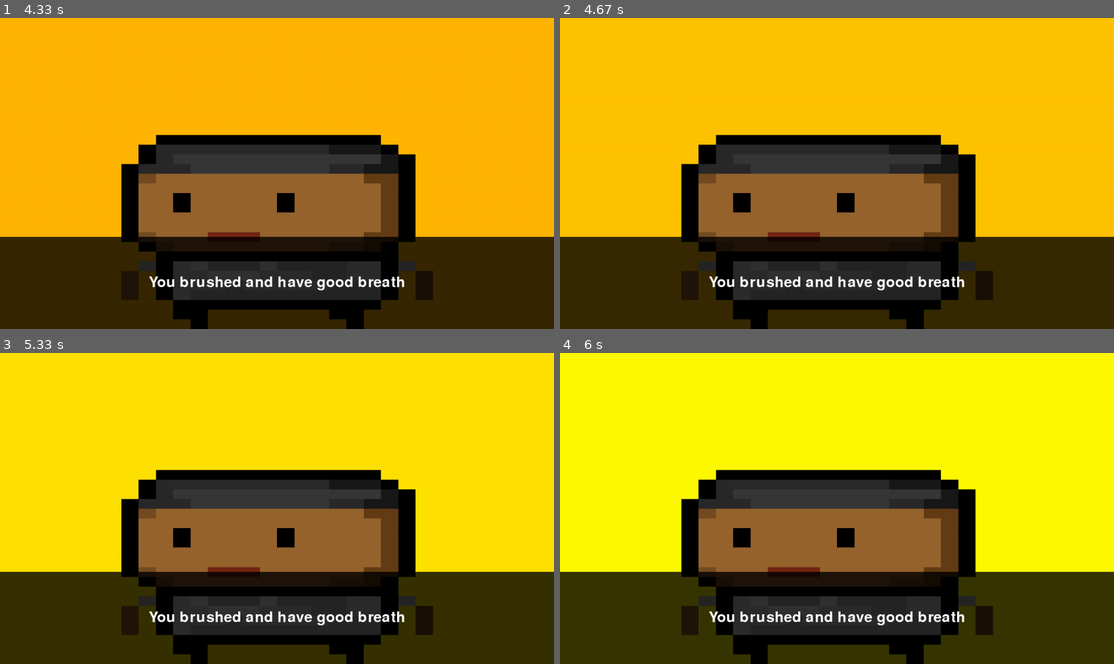
Above: before the commit, frames 1-4 (two rows, left to right).
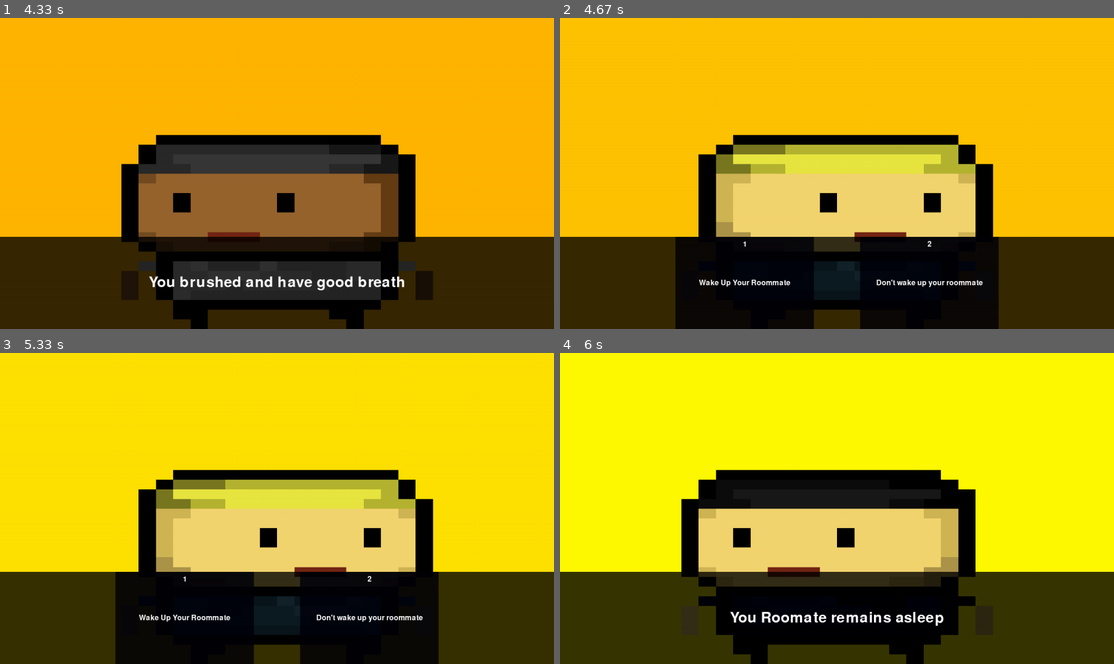
Above: after the commit, the same moments.

Repository: tymatt1/AnOrdinaryDay
Game: pygame game, started from src/main.py
The game is run twice, just before and just after one commit, with the same random seed, the same clock (stepped at 60 frames per second) and the same inputs.
Inputs:
- Up to frame 1 (4.33 s): tap Space at 0.33, 1.07, 1.37 s; tap 1 at 0.67, 4.07 s
- Up to frame 2 (4.67 s): tap Space at 4.47 s
- Up to frame 3 (5.33 s): tap Space at 4.77, 5.13 s
- Up to frame 4 (6 s): tap 2 at 5.97 s

Frame 1 is identical in both runs. In frame 2, 27% of the frame differs, in the area x 20-80%, y 37-100%; in frame 3, 27%; in frame 4, 19%.

Commit message:
Wake up Roommate added

Diff:
--- a/src/scenes.py
+++ b/src/scenes.py
@@ -18,10 +18,17 @@
                 Character(Assets.main.stillLeft, (100, 80), (900, 260), (100, 260), 1))
 
 
+wakeRoommate = Scene(None, Assets.matthew.stillRight,
+                     Decision(
+                         ('Wake Up Your Roommate', Scene(None, Assets.anime.stillLeft, TextBox("You woke up your rooommate"))),
+                         ("Don't wake up your roommate", Scene(None, Assets.duy.stillLeft, TextBox("You Roomate remains asleep"))),
+                         staticsTemp=StaticsList()
+                     ))
+
 brushTeeth = Scene(None, Assets.matthew.stillRight,
                    Decision(
-                       ("Brush teeth", Scene(None, Assets.anime.stillLeft, TextBox("You brushed and have good breath"))),
-                       ("Don't brush teeth", Scene(None, Assets.duy.stillLeft, TextBox("You didn't brush and have bad breath"))),
+                       ("Brush teeth", Scene(wakeRoommate, Assets.anime.stillLeft, TextBox("You brushed and have good breath"))),
+                       ("Don't brush teeth", Scene(wakeRoommate, Assets.duy.stillLeft, TextBox("You didn't brush and have bad breath"))),
                        staticsTemp = StaticsList()
                    ))
 
